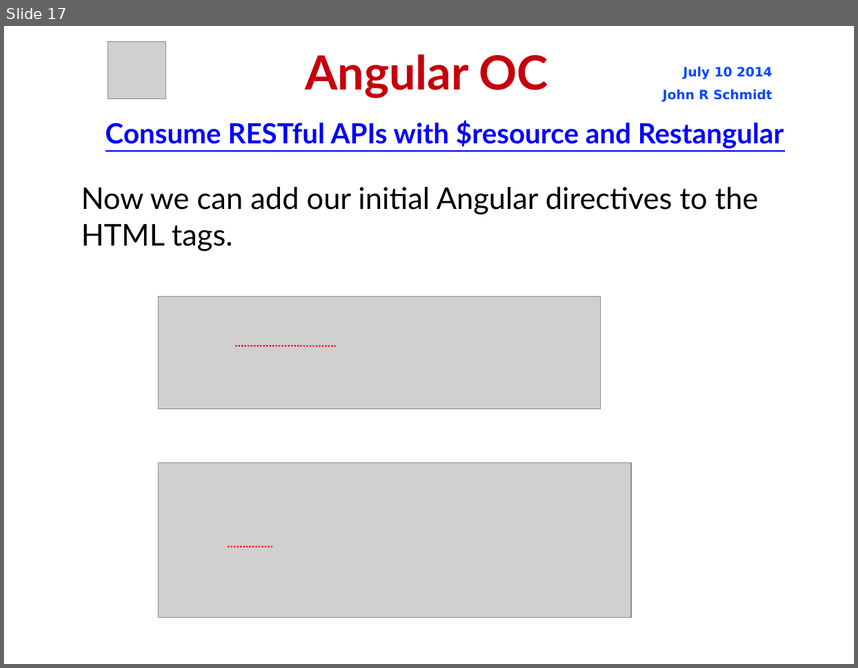
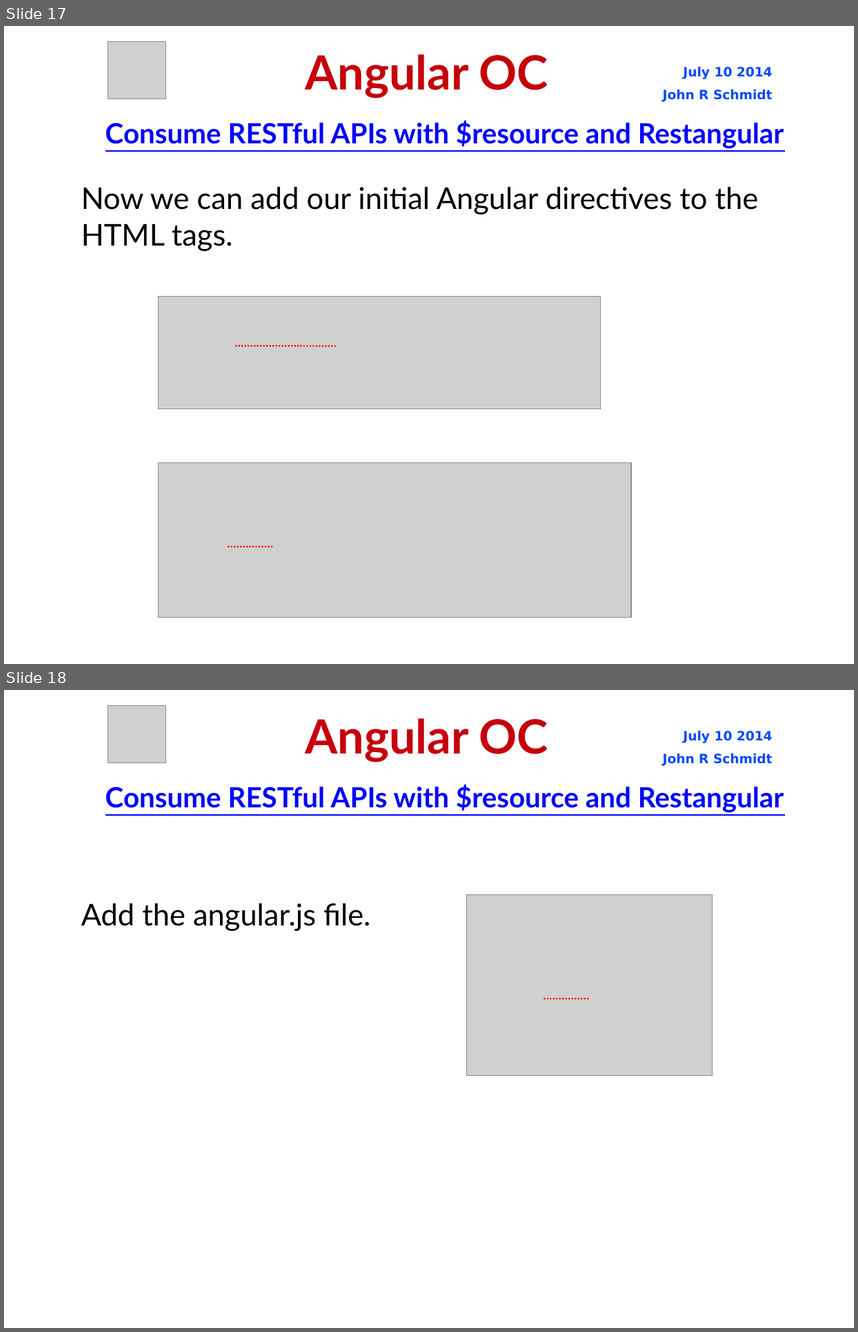
Before and after one commit to jrschmidt/fifa-angular-rest-demo, a slide deck: fifa.odp. Shown one above the other, each under a label of ours: slide 17 before the commit, slides 17 and 18 after it. The pictures are 858x668 and 858x1332 pixels, drawn with LibreOffice and Linux fonts; fonts in the diff are those of the drawing; grey boxes stand for pictures; background and template pictures are left out. Boxes give left, top, right and bottom in pixels: in the first picture for what was removed or moved away, otherwise in the second. Text is boxed around its words. In the diff, an @@ line names an element or a change of style, - is before the commit and + after.

```diff
--- a/fifa.odp
+++ b/fifa.odp
@@ slide 18 added at [4, 690, 854, 1328], background picture (left out) @@
@@ picture added at [108, 705, 166, 762] @@
@@ title added at [305, 718, 548, 762], 44 pt, text #C5000B, bold @@
+Angular OC
@@ text added at [663, 731, 773, 766], 12 pt, text #0047FF, bold @@
+July 10 2014
+John R Schmidt
@@ text added at [105, 784, 784, 812], 26 pt, text #0000FF, bold, underline @@
+Consume RESTful APIs with $resource and Restangular
@@ picture added at [467, 895, 713, 1076] @@
@@ subtitle added at [81, 903, 370, 931], 28 pt, text #000000 @@
+Add the angular.js file.
@@ line added from (544, 998) to (590, 998), #FF0000 1.45 pt @@
```
Also in this commit, not shown: 3 other slides added, 2 other files.
